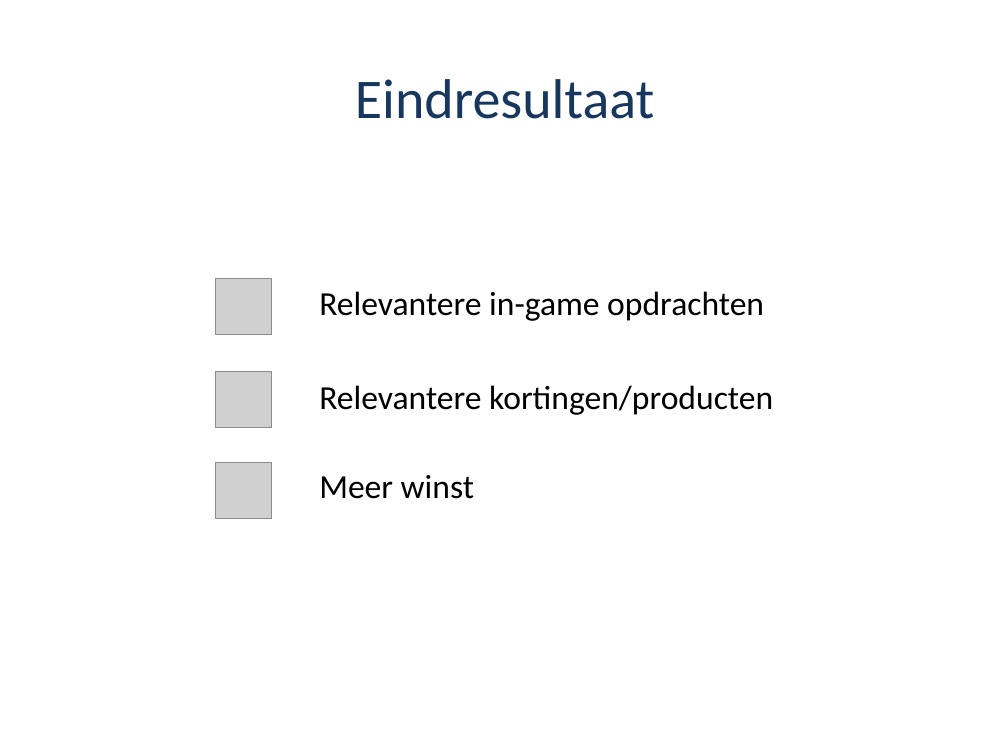
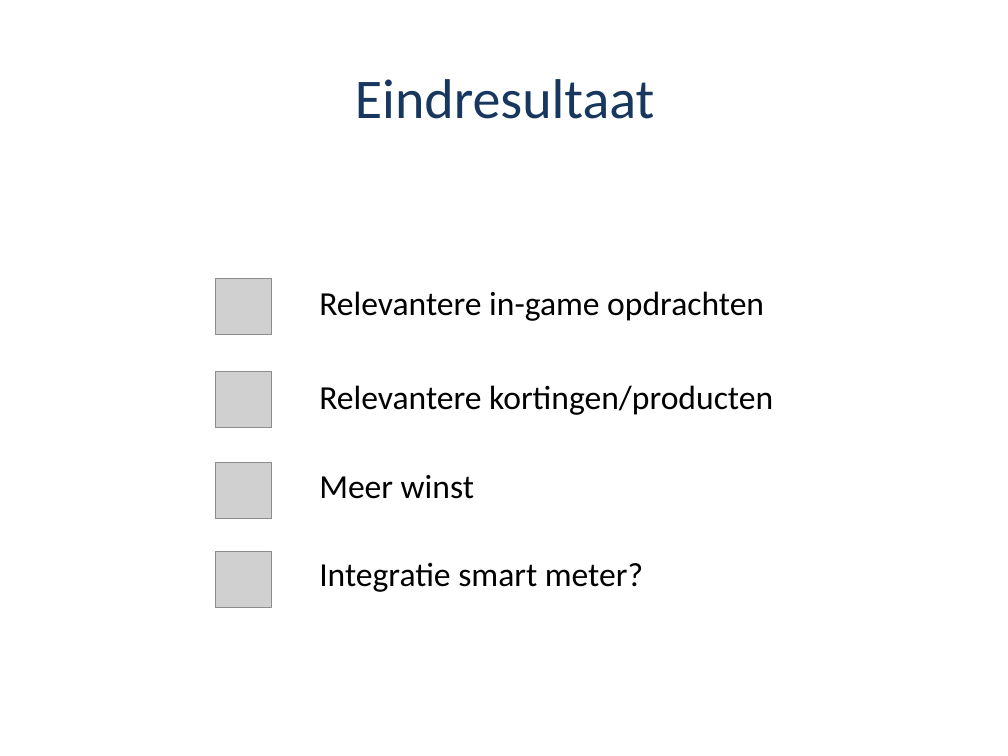
Before and after one commit to jeroendoggen/energy-app, a slide deck: slide 12 of presentatie/ecolord_presentation.pptx (slide 13 before the commit). Drawn at 1008x756 pixels with LibreOffice and Linux fonts; fonts in the diff are those of the drawing; grey boxes stand for pictures; background and template pictures are left out. Boxes give left, top, right and bottom in pixels: in the first picture for what was removed or moved away, otherwise in the second. Text is boxed around its words. In the diff, an @@ line names an element or a change of style, - is before the commit and + after.

```diff
--- a/presentatie/ecolord_presentation.pptx
+++ b/presentatie/ecolord_presentation.pptx
@@ picture added at (216,551,272,608) @@
@@ text added at (319,562,643,592), 24 pt, text #000000 @@
+Integratie smart meter?
```
Also in this commit, not shown: 2 other slides changed, 1 slide added.
